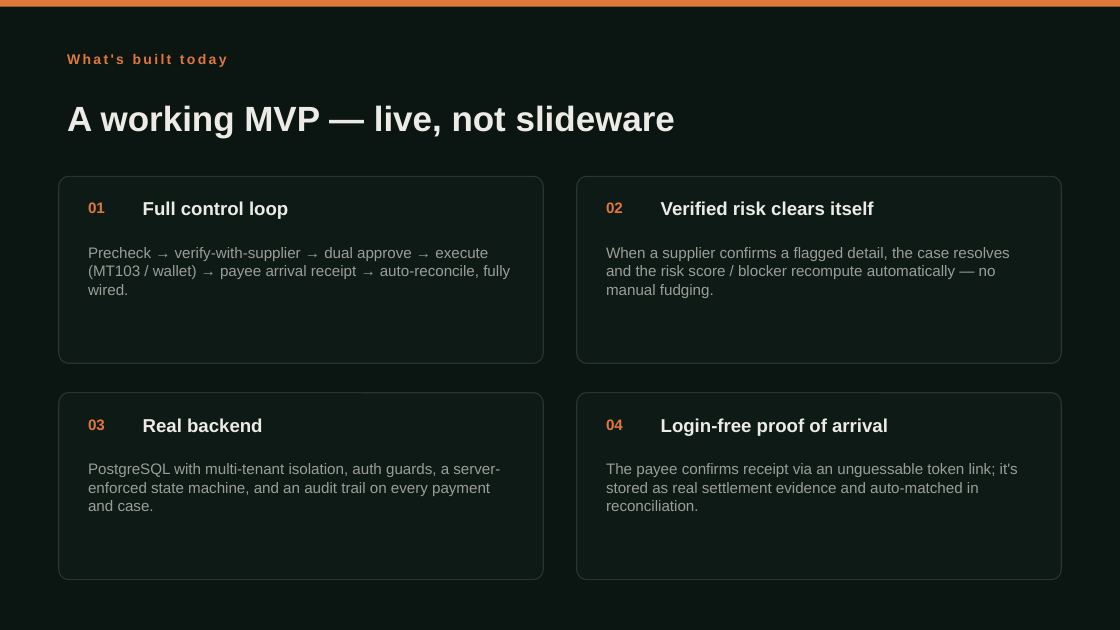
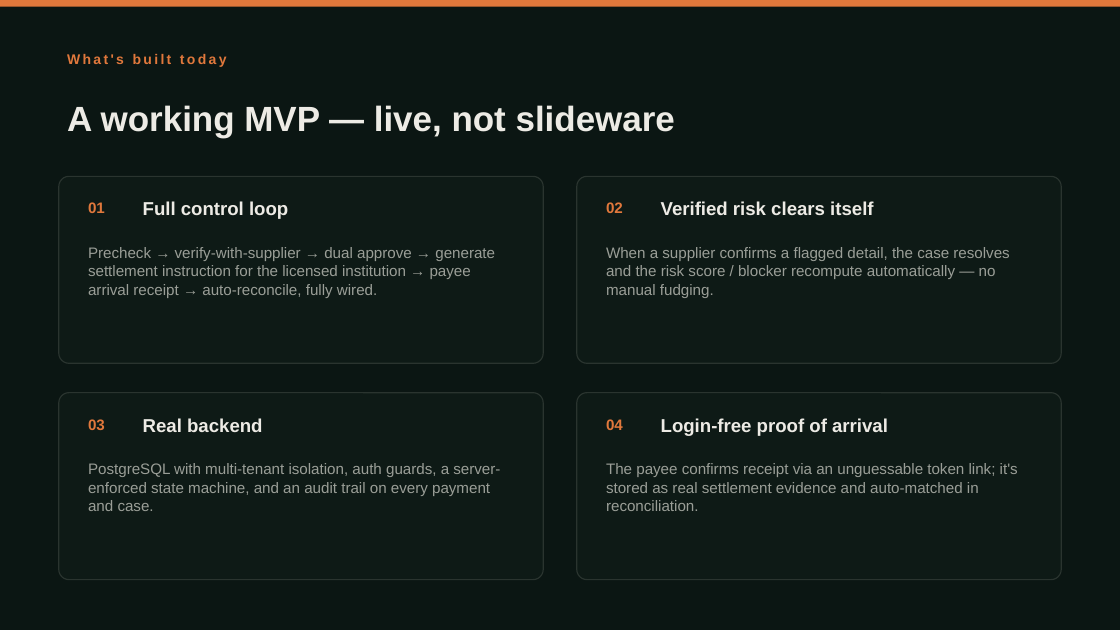
Before and after one commit to Michael-4753/flowguard-payout, a slide deck: slide 4 of public/FlowGuard-pitch-en.pptx. Drawn at 1120x630 pixels with LibreOffice and Linux fonts; fonts in the diff are those of the drawing. Boxes give left, top, right and bottom in pixels: in the first picture for what was removed or moved away, otherwise in the second. Text is boxed around its words. In the diff, an @@ line names an element or a change of style, - is before the commit and + after.

```diff
--- a/public/FlowGuard-pitch-en.pptx
+++ b/public/FlowGuard-pitch-en.pptx
@@ text at <box>88,247,495,298</box>: text changed @@
-Precheck → verify-with-supplier → dual approve → execute (MT103 / wallet) → payee arrival receipt → auto-reconcile, fully wired.
+Precheck → verify-with-supplier → dual approve → generate settlement instruction for the licensed institution → payee arrival receipt → auto-reconcile, fully wired.
```
Also in this commit, not shown: 3 other slides changed, 3 other files.
